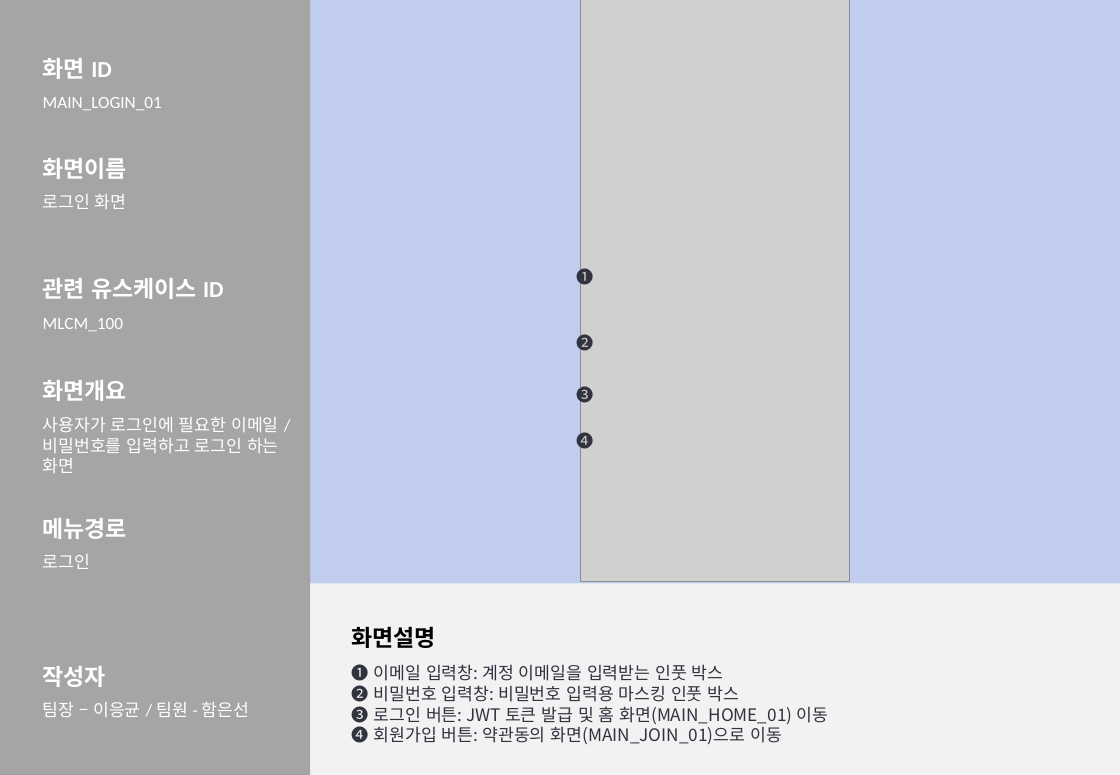
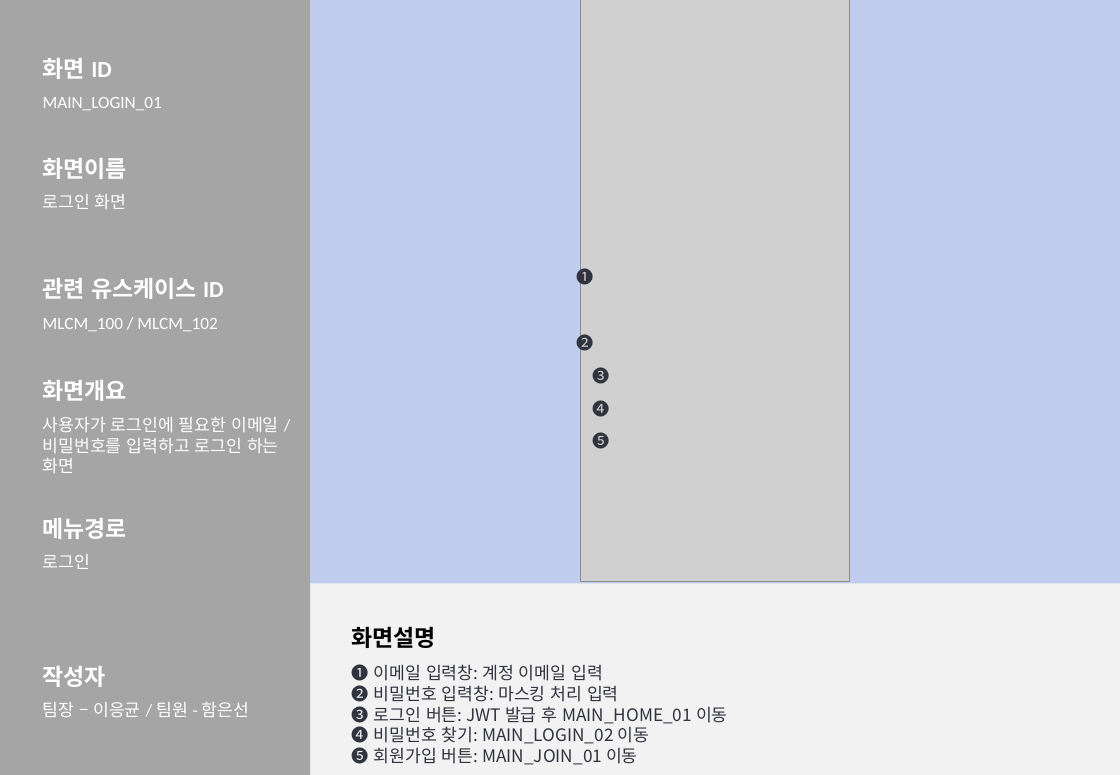
Before and after one commit to 2026-SMHRD-KDT-HealthCare-5/lisn, a slide deck: slide 7 of Documents/화면설계서_귀기울임.pptx. Drawn at 1120x775 pixels with LibreOffice and Linux fonts; fonts in the diff are those of the drawing; grey boxes stand for pictures. Boxes give left, top, right and bottom in pixels: in the first picture for what was removed or moved away, otherwise in the second. Text is boxed around its words. In the diff, an @@ line names an element or a change of style, - is before the commit and + after.

```diff
--- a/Documents/화면설계서_귀기울임.pptx
+++ b/Documents/화면설계서_귀기울임.pptx
@@ text at box(43, 318, 217, 331): text changed @@
-MLCM_100
+MLCM_100 / MLCM_102
@@ text "❸": place and size @@
-text "❸" at box(577, 383, 594, 406)
+text "❸" at box(593, 365, 610, 388)
@@ text "❹": place and size @@
-text "❹" at box(577, 430, 594, 453)
+text "❹" at box(593, 397, 610, 420)
@@ text added at box(593, 430, 610, 453), 12 pt, text #31333F @@
+❺
@@ text at box(352, 662, 728, 768): text changed @@
-❶ 이메일 입력창: 계정 이메일을 입력받는 인풋 박스
-❷ 비밀번호 입력창: 비밀번호 입력용 마스킹 인풋 박스
-❸ 로그인 버튼: JWT 토큰 발급 및 홈 화면(MAIN_HOME_01) 이동
-❹ 회원가입 버튼: 약관동의 화면(MAIN_JOIN_01)으로 이동
+❶ 이메일 입력창: 계정 이메일 입력
+❷ 비밀번호 입력창: 마스킹 처리 입력
+❸ 로그인 버튼: JWT 발급 후 MAIN_HOME_01 이동
+❹ 비밀번호 찾기: MAIN_LOGIN_02 이동
+❺ 회원가입 버튼: MAIN_JOIN_01 이동
```
Also in this commit, not shown: 2 other slides changed, 3 other files.
